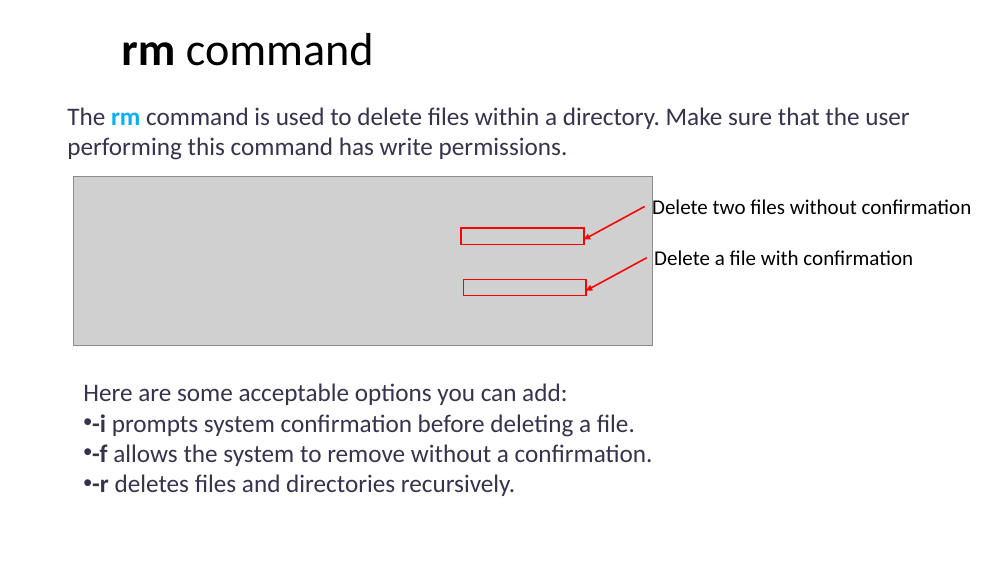
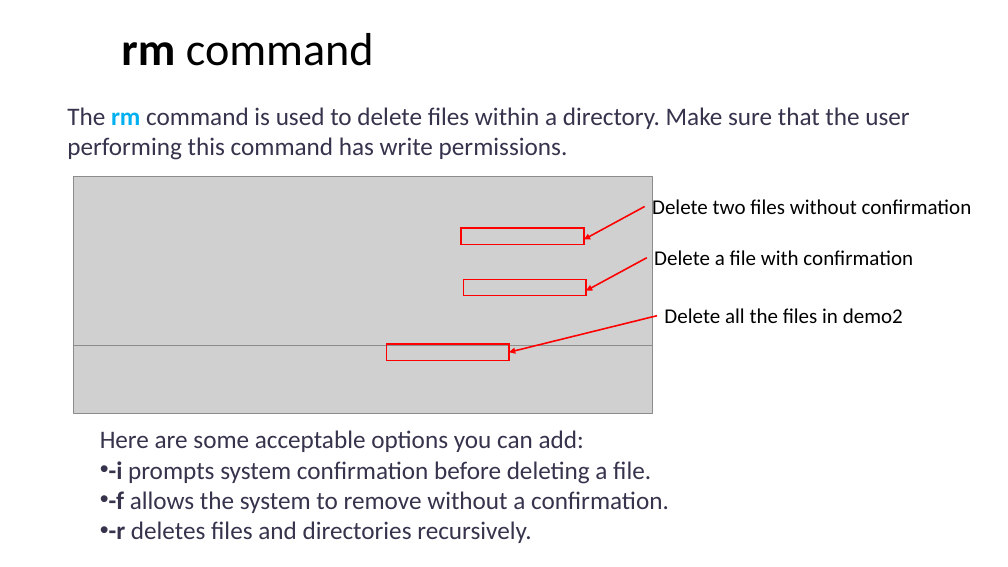
Before and after one commit to ShiqiYu/CPP, a slide deck: slide 10 of week03/Lab03.pptx. Drawn at 1008x567 pixels with LibreOffice and Linux fonts; fonts in the diff are those of the drawing; grey boxes stand for pictures; background and template pictures are left out. Boxes give left, top, right and bottom in pixels: in the first picture for what was removed or moved away, otherwise in the second. Text is boxed around its words. In the diff, an @@ line names an element or a change of style, - is before the commit and + after.

```diff
--- a/week03/Lab03.pptx
+++ b/week03/Lab03.pptx
@@ arrow added from (657, 316) to (509, 352), #FF0000 1.5 pt @@
@@ text added at bbox=[664, 308, 903, 323], 20 pt, text #000000 @@
+Delete all the files in demo2
@@ picture added at bbox=[73, 346, 652, 414] @@
@@ rectangle added at bbox=[386, 344, 509, 360], outline #FF0000 1.5 pt @@
@@ text "Here are some acceptable options ...": place and size @@
-text "Here are some acceptable options ..." at bbox=[83, 383, 653, 496]
+text "Here are some acceptable options ..." at bbox=[100, 430, 669, 543]
```
Also in this commit, not shown: 1 other slide changed, 1 slide added.
